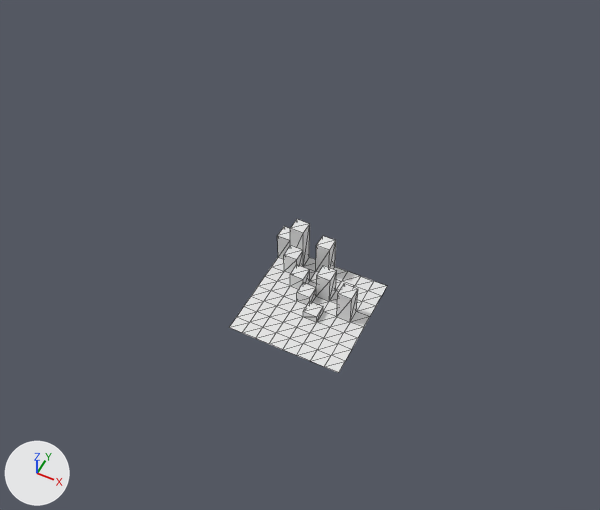
The glTF model Seminar/common/models/level1/level1.gltf, before and after one commit.
Before and after are seen from a camera (50 mm lens) standing at (53.3, -111.9, 157.0) and looking at (-1.0, -3.3, 21.3). Arrows for +X, +Y and +Z are at lower left; the lights stay in place. Mesh edges are drawn as thin lines. Materials are left out; every surface is plain grey. Where no turn or scale is listed for an object, it has been applied to the vertices. Vertices at the same position are counted once.
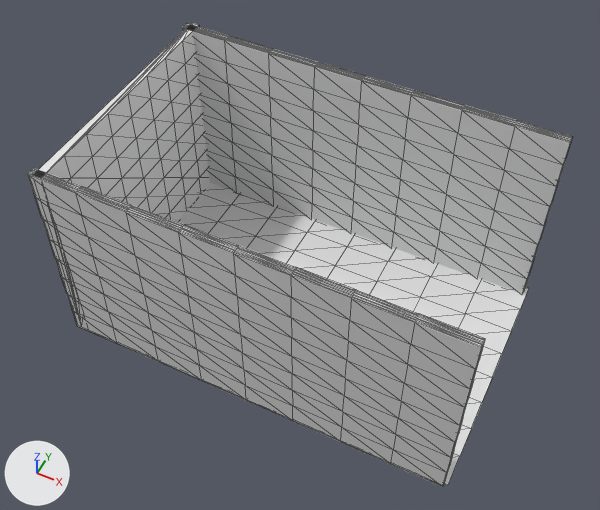
Pixel boxes [x1, y1, x2, y2] of what changed, in the pictures (600 x 510 px):
'Wall2', added: after [27, 168, 485, 487]
'Wall3', added: after [182, 23, 572, 294]
'Plane', reshaped, rescaled: before [229, 219, 387, 373]; after [177, 183, 529, 485]
'Wall1', added: after [33, 23, 210, 222]
part 1 of me_plane, cut back: before [277, 219, 358, 322]; after [201, 183, 377, 295]

What changed in the scene script:
```text
Change me_plane:
    used by ob_plane; location = (0.0, 0.0, 0.0); scale = (14.1, 14.1, 14.1)
    remove me_plane.from_pydata(...)  # 117 vertices, 200 faces; spans x -1.0..1.0, y -1.0..1.0, z 0.0..0.86
    add me_plane.from_pydata(...)  # 81 vertices, 128 faces; spans x -1.0..1.0, y -1.0..1.0, z 0.0
    me_plane part 1
    36 vertices are removed from x -1.0..0.75, y -0.25..1.0, z 0.14..0.86
    90 faces are deleted
    18 new faces join them
Add me_cube_004:
    me_cube_004.from_pydata(...)  # 386 vertices, 768 faces; spans x -45.5..45.5, y -1.0..1.0, z -24.2..24.2
Add me_cube_003:
    me_cube_003.from_pydata(...)  # 386 vertices, 768 faces; spans x -45.5..45.5, y -1.0..1.0, z -24.2..24.2
Add me_cube_001:
    me_cube_001.from_pydata(...)  # 85 vertices, 166 faces; spans x -1.0..1.0, y -29.1..29.1, z -24.2..24.2
Change ob_plane:
    ob_plane.scale: (14.1, 14.1, 14.1) -> (45.3, 28.9, 28.9)
Add ob_wall3:
    ob_wall3 = bpy.data.objects.new('Wall3', me_cube_004)
    ob_wall3.location = (-1.0, 27.5, 23.7)
Add ob_wall2:
    ob_wall2 = bpy.data.objects.new('Wall2', me_cube_003)
    ob_wall2.location = (-1.0, -28.5, 23.7)
Add ob_wall1:
    ob_wall1 = bpy.data.objects.new('Wall1', me_cube_001)
    ob_wall1.location = (-44.5, 0.0, 23.7)
```
